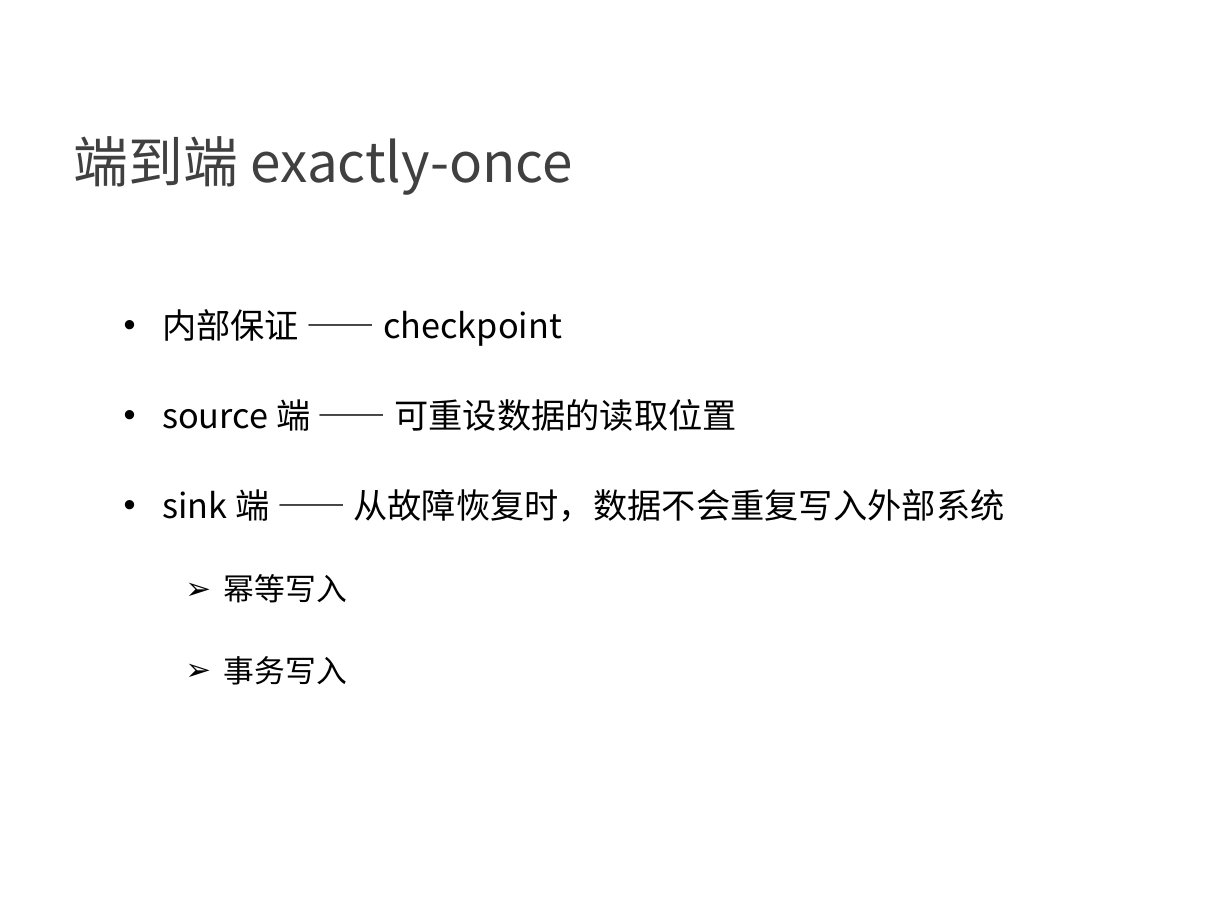
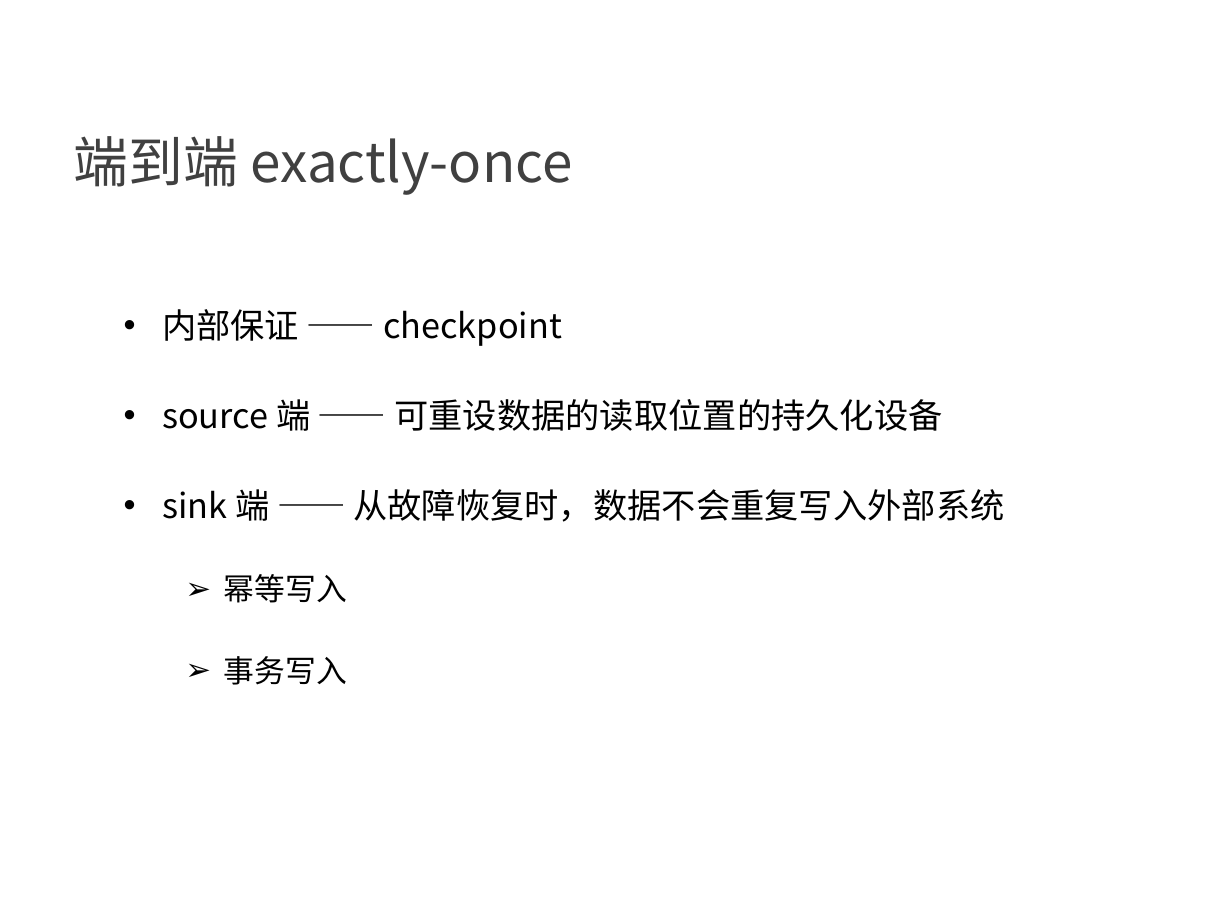
Before and after one commit to confucianzuoyuan/flink-tutorial, a slide deck: slide 8 of slides/7_Flink的状态一致性.pptx. Drawn at 1232x924 pixels with LibreOffice and Linux fonts; fonts in the diff are those of the drawing; background and template pictures are left out. Boxes give left, top, right and bottom in pixels: in the first picture for what was removed or moved away, otherwise in the second. Text is boxed around its words. In the diff, an @@ line names an element or a change of style, - is before the commit and + after.

```diff
--- a/slides/7_Flink的状态一致性.pptx
+++ b/slides/7_Flink的状态一致性.pptx
@@ text at box(162, 399, 942, 431): text changed @@
-• source 端 —— 可重设数据的读取位置
+• source 端 —— 可重设数据的读取位置的持久化设备
```
Also in this commit, not shown: 3 other slides changed, 1 slide removed, 4 other files.
